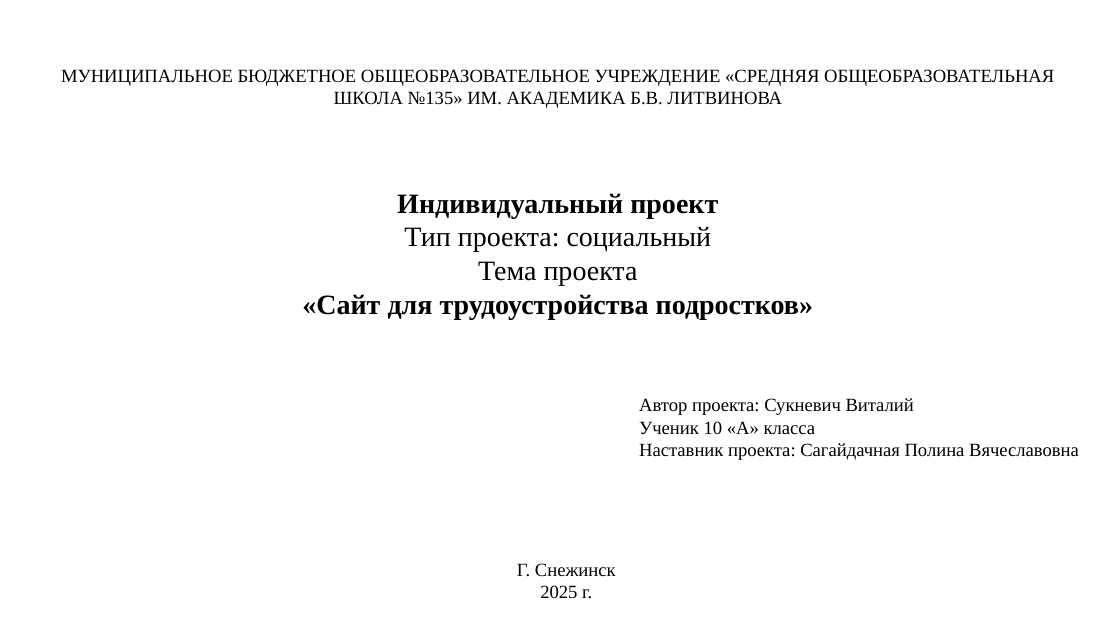
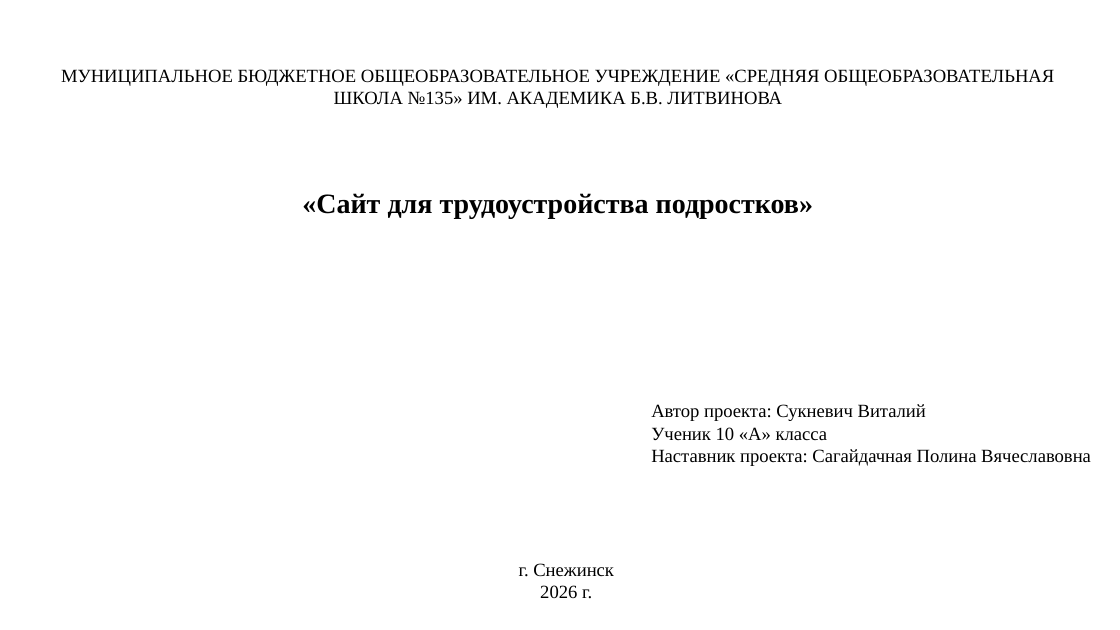
Before and after one commit to lolornok31/Proect, a slide deck: slide 1 of презнтация с текстом/Suknevich_prezentatsia.pptx. Drawn at 1120x630 pixels with LibreOffice and Linux fonts; fonts in the diff are those of the drawing. Boxes give left, top, right and bottom in pixels: in the first picture for what was removed or moved away, otherwise in the second. Text is boxed around its words. In the diff, an @@ line names an element or a change of style, - is before the commit and + after.

```diff
--- a/презнтация с текстом/Suknevich_prezentatsia.pptx
+++ b/презнтация с текстом/Suknevich_prezentatsia.pptx
@@ subtitle at [397,193,718,286]: paragraphs removed @@
-Индивидуальный проект
-Тип проекта: социальный
-Тема проекта
@@ text "Автор проекта: Сукневич Виталий": place and size @@
-text "Автор проекта: Сукневич Виталий" at [639,398,1079,460]
+text "Автор проекта: Сукневич Виталий" at [651,404,1091,466]
@@ text at [519,563,614,599]: text changed @@
-Г. Снежинск
-2025 г.
+г. Снежинск
+2026 г.
```
Also in this commit, not shown: 7 other slides changed, 2 slides added, 2 slides removed, 1 other file.
